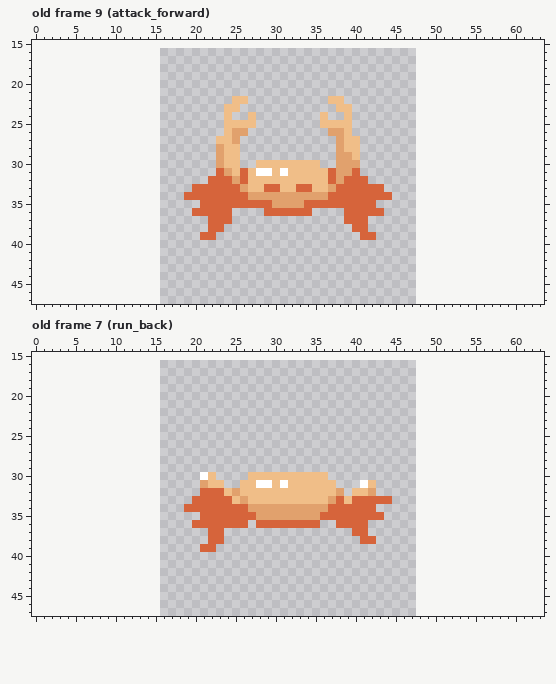
Two states of a pixel-art file, assets/ase/crab.aseprite. Above, as it was before the edit.
32x32 pixels, 24 frames. Shown: old frame 9 (attack_forward): x 0..63, y 15..47; old frame 7 (run_back): x 0..63, y 15..47. The old version is drawn lined up with the new one, on the new canvas. The commit also changed other frames, which this record leaves out.
After:
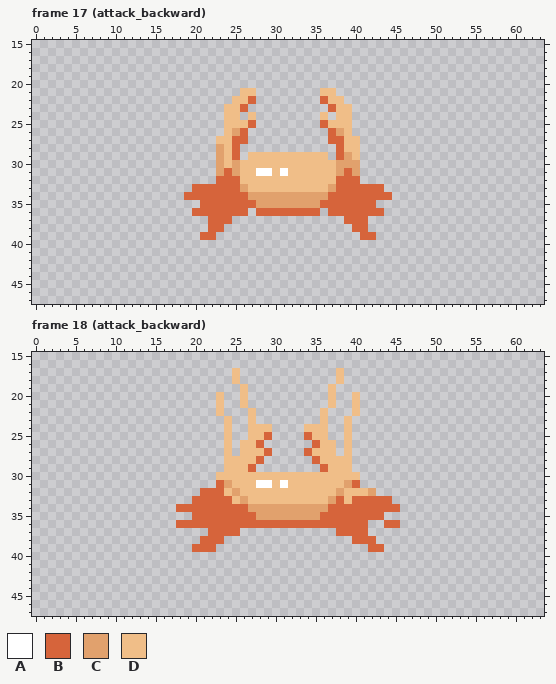
Palette (. is transparent): A #ffffff  B #d6643b  C #e1a16d  D #f0be88
A new or re-ordered frame is compared with the old frame closest to it.
The edit:
canvas 32x32 -> 64x64, the old top-left corner now at 16,16
frames 24 -> 28
--- frame 17 (attack_backward) is new; against old frame 9 (attack_forward)
@@ x 20..43 @@
 20 ........................
-21 ........................
-22 .....DD..........DD.....
-23 ....DD............DD....
-24 ....D..D........D..D....
-25 ....DDDD........DDDD....
-26 ....DCC..........CCD....
-27 ...DDC............CDD...
-28 ...CDD............CDD...
-29 ...CDD............CCD...
-30 ...CDD..DDDDDDDD..CCC...
-31 ...BCDBDAADADDDDDBCCB...
-32 ..BBBCBDDDDDDDDDDBCBBB..
-33 BBBBBBCDDBBDDBBDDCBBBBBB
+21 ......DD........DD......
+22 .....DDB........BDD.....
+23 ....DDB..........BDD....
+24 ....DD.D........D.DD....
+25 ....DDDB........BDDD....
+26 ....DCB..........BCD....
+27 ...DDBB..........BBDD...
+28 ...CDB............BDD...
+29 ...CDB.DDDDDDDDDD.BCD...
+30 ...CDCDDDDDDDDDDDDCCC...
+31 ...CBCDDAADADDDDDDCBC...
+32 ...BBBDDDDDDDDDDDDBBB...
+33 BBBBBBCDDDDDDDDDDCBBBBBB
 34 BBBBBBBCCCCCCCCCCBBBBBBB
-35 .BBBBBBBBBCCCCBBBBBBBBB.
-36 BBBBB....BBBBBB....BBBBB
+35 .BBBBBBBCCCCCCCCBBBBBBB.
+36 BBBBBBB.BBBBBBBB.BBBBBBB
 37 ..BBB..............BBB..
--- frame 18 (attack_backward) is new; against old frame 7 (run_back)
@@ x 16..47 @@
 16 ................................
-17 ................................
-18 ................................
-19 ................................
-20 ................................
-21 ................................
-22 ................................
-23 ................................
-24 ................................
-25 ................................
-26 ................................
-27 ................................
-28 ................................
-29 ................................
-30 .....AD....DDDDDDDDDD...........
-31 .....CDD..DDAADADDDDDD...AD.....
-32 .....BBBDCDDDDDDDDDDDDC.DDC.....
+17 .........D............D.........
+18 .........D............D.........
+19 ..........D..........D..........
+20 .......D..D..........D..D.......
+21 .......D..D..........D..D.......
+22 .......D...D........D...D.......
+23 ........D..D........D..D........
+24 ........D..DDD....DDD..D........
+25 ........D..DDB....BDD..D........
+26 ........D.DDB......BDD.D........
+27 ........D.DDDB....BDDD.D........
+28 ........DDDDB......BDDDD........
+29 ........DDDB........BDDD........
+30 .......DDDDDDDDDDDDDDDDDD.......
+31 .......BCDDDAADADDDDDDDCB.......
+32 .....BBBDCDDDDDDDDDDDDCDDDC.....
 33 ....BBBBBDCDDDDDDDDDDCBDBBBBB...
-34 ...BBBBBBBBCCCCCCCCCCBBBBBB.....
-35 .....BBBBBBBCCCCCCCCBBBBBBBB....
-36 ....BBBBBBB.BBBBBBBB..BBBB......
-37 ......BB................BB......
-38 ......BB.................BB.....
-39 .....BB.........................
+34 ..BBBBBBBBBCCCCCCCCCCBBBBBBBBB..
+35 ....BBBBBBBBCCCCCCCCBBBBBBBB....
+36 ..BBBBBBBBBBBBBBBBBBBBBBBB..BB..
+37 ......BBBB............BBBB......
+38 .....BBB................BBB.....
+39 ....BBB...................BB....
 40 ................................
